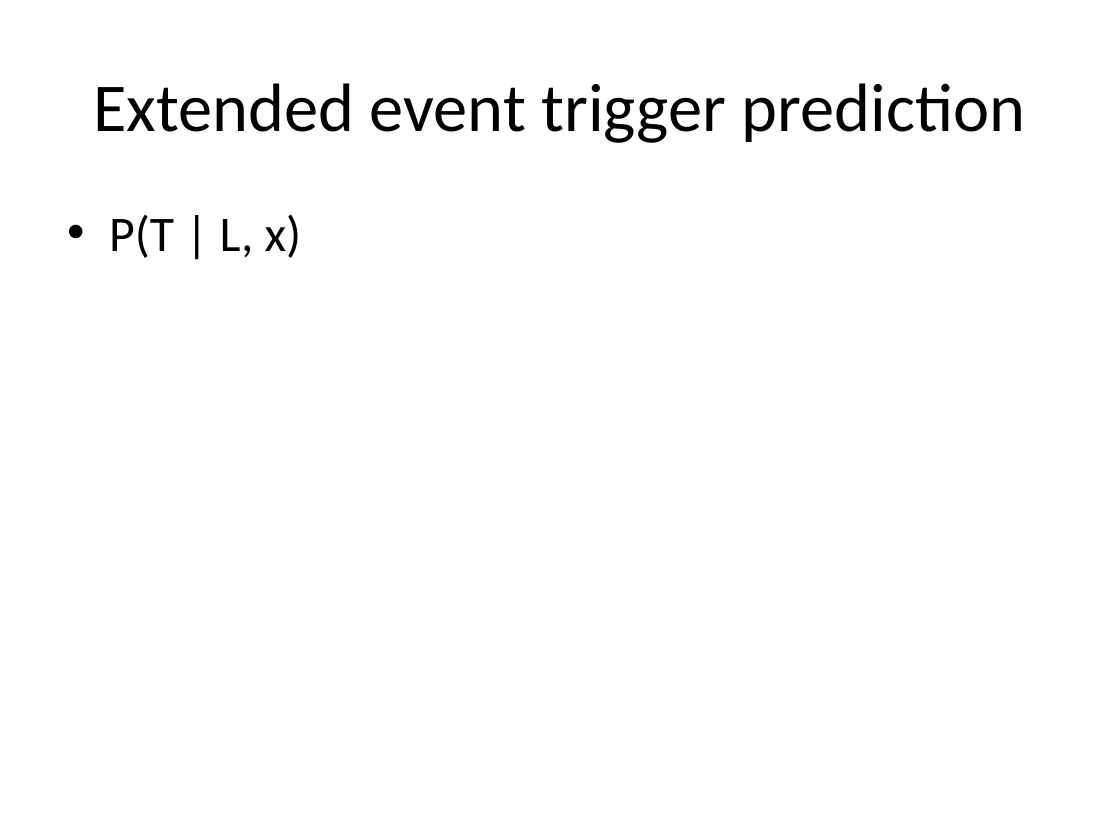
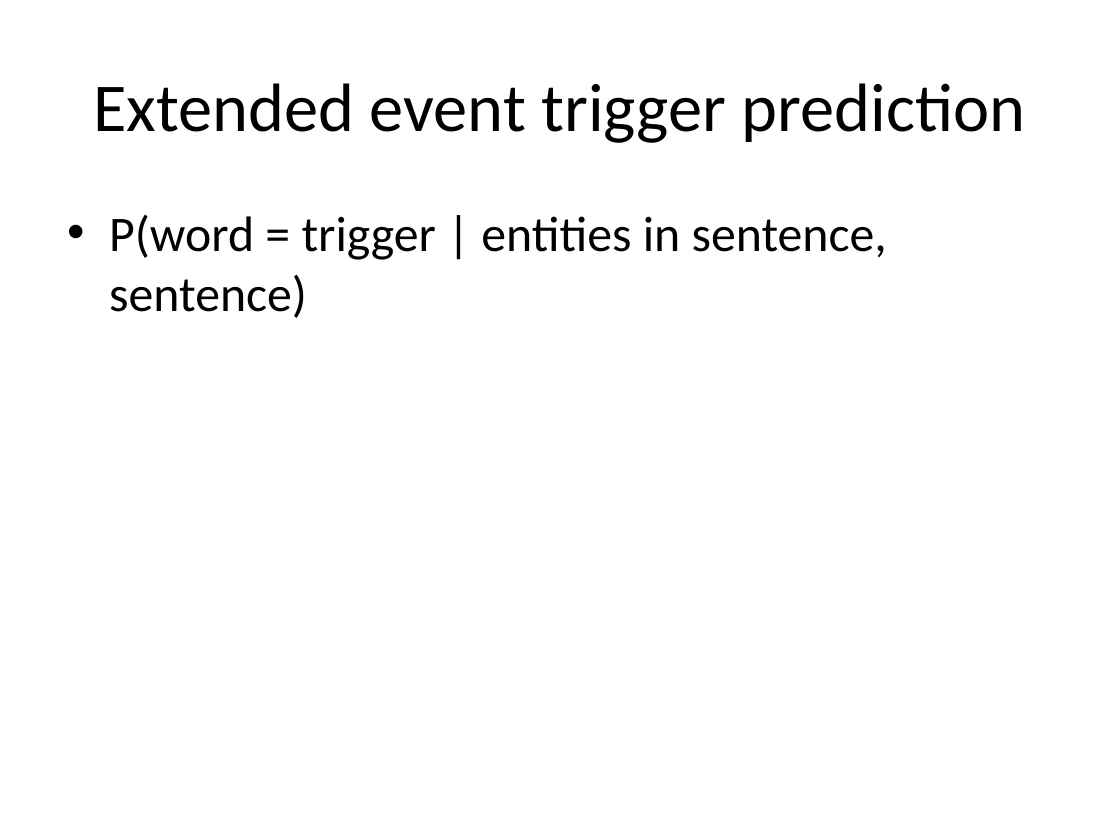
Before and after one commit to ajutscaria/CS224U, a slide deck: slide 17 of Presentation/Anubhai Philip Scaria.pptx (slide 11 before the commit). Drawn at 1120x840 pixels with LibreOffice and Linux fonts; fonts in the diff are those of the drawing. Boxes give left, top, right and bottom in pixels: in the first picture for what was removed or moved away, otherwise in the second. Text is boxed around its words. In the diff, an @@ line names an element or a change of style, - is before the commit and + after.

```diff
--- a/Presentation/Anubhai Philip Scaria.pptx
+++ b/Presentation/Anubhai Philip Scaria.pptx
@@ text at (109,215,887,318): text changed @@
-• P(T | L, x)
+• P(word = trigger | entities in sentence, sentence)
```
Also in this commit, not shown: 6 other slides changed, 9 slides added, 1 slide removed, 3 other files.
